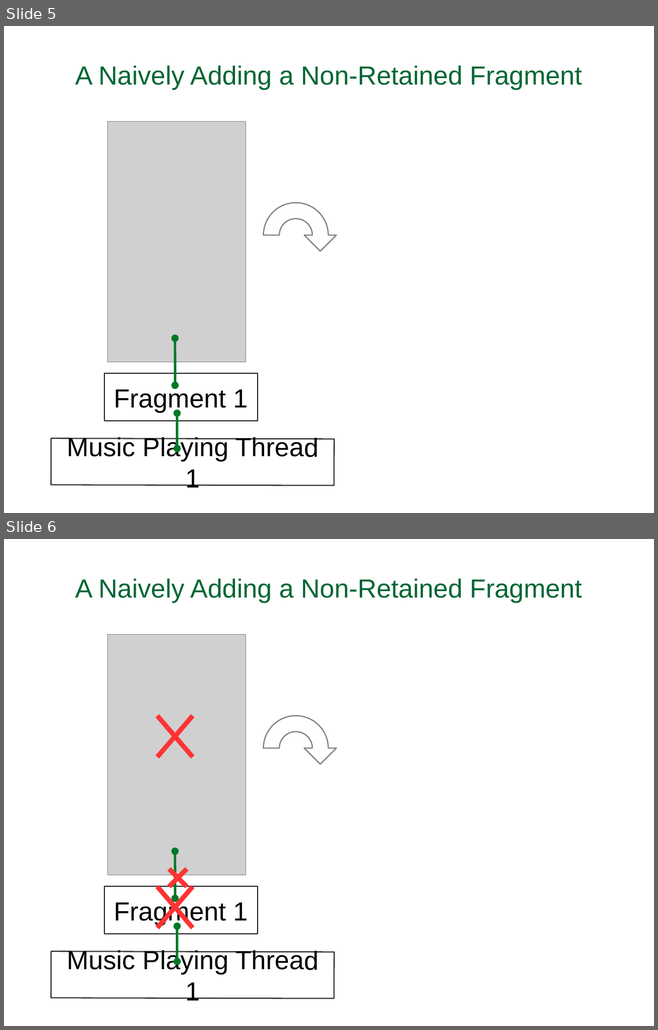
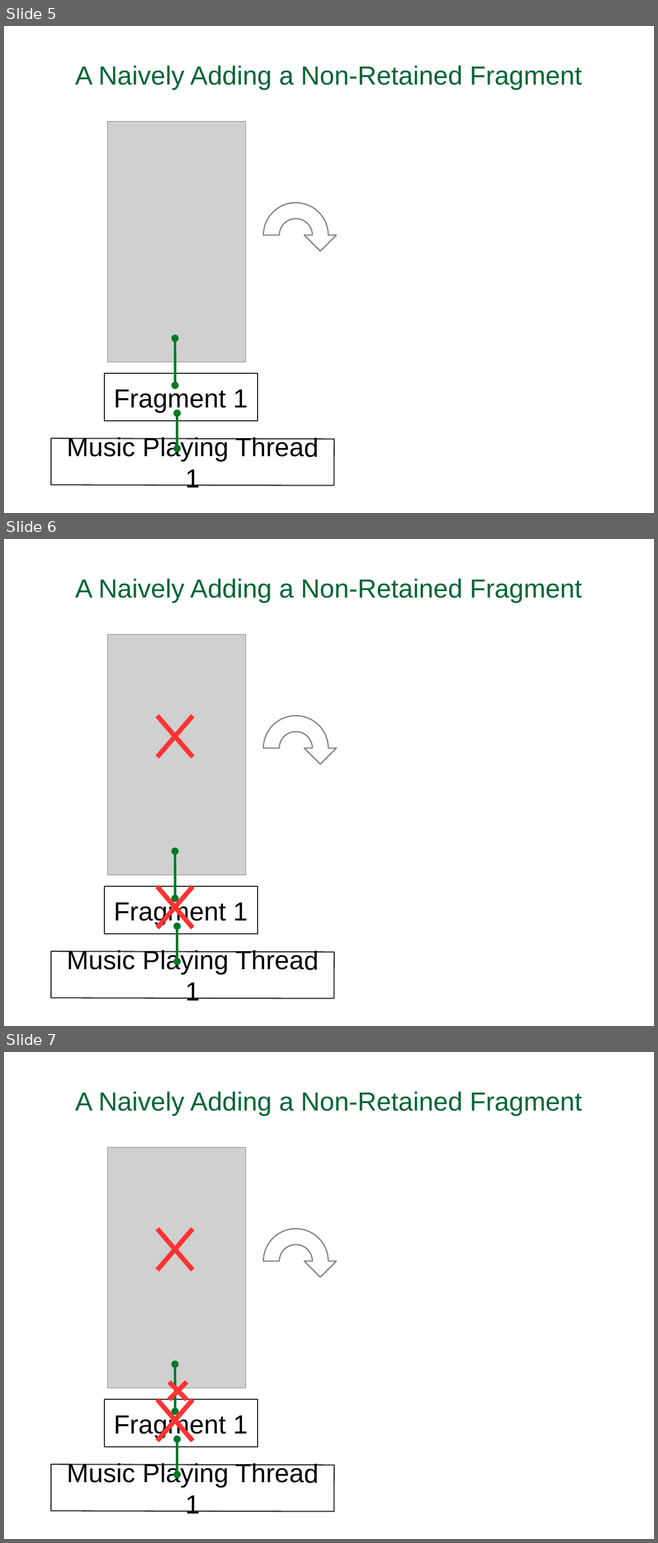
Before and after one commit to flocela/RFragmentWithThread, a slide deck: RFragmentWithThread.odp. Shown one above the other, each under a label of ours: slides 5 and 6 before the commit, slides 5, 6 and 7 after it. The pictures are 658x1030 and 658x1543 pixels, drawn with LibreOffice and Linux fonts; fonts in the diff are those of the drawing; grey boxes stand for pictures. Boxes give left, top, right and bottom in pixels: in the first picture for what was removed or moved away, otherwise in the second. Text is boxed around its words. In the diff, an @@ line names an element or a change of style, - is before the commit and + after.

```diff
--- a/RFragmentWithThread.odp
+++ b/RFragmentWithThread.odp
@@ slide 6 added at bbox=[4, 539, 654, 1026], background #FFFFFF @@
@@ title added at bbox=[75, 578, 582, 603], 32 pt, text #006633 @@
+A Naively Adding a Non-Retained Fragment
@@ picture added at bbox=[108, 635, 246, 875] @@
@@ line added from (192, 716) to (157, 757), #FF3333 5.75 pt @@
@@ line added from (157, 716) to (192, 757), #FF3333 5.75 pt @@
@@ freeform shape added at bbox=[263, 716, 328, 781], outline #808080 1.45 pt @@
@@ double arrow added from (175, 852) to (175, 899), #007826 3 pt @@
@@ rectangle added at bbox=[104, 887, 257, 934], outline #333333 1.45 pt, 32 pt, text #000000 @@
+Fragment 1
@@ line added from (192, 887) to (157, 928), #FF3333 5.75 pt @@
@@ line added from (157, 887) to (192, 928), #FF3333 5.75 pt @@
@@ double arrow added from (177, 926) to (177, 962), #007826 3 pt @@
@@ rectangle added at bbox=[51, 952, 334, 999], outline #333333 1.45 pt, 32 pt, text #000000 @@
+Music Playing Thread 1
@@ what was slide 6 is now slide 7 @@
```
Also in this commit, not shown: 1 slide changed, 5 other files.
